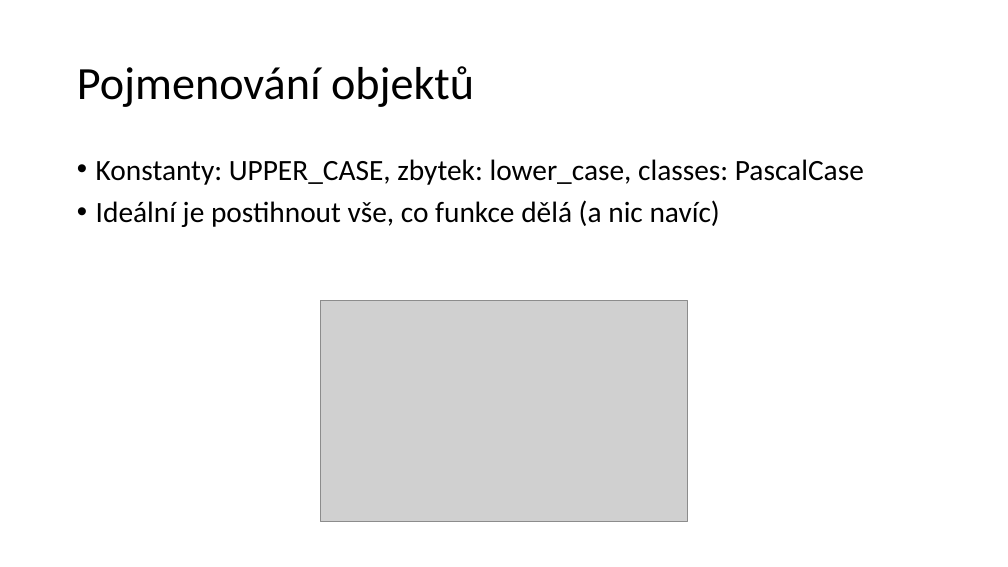
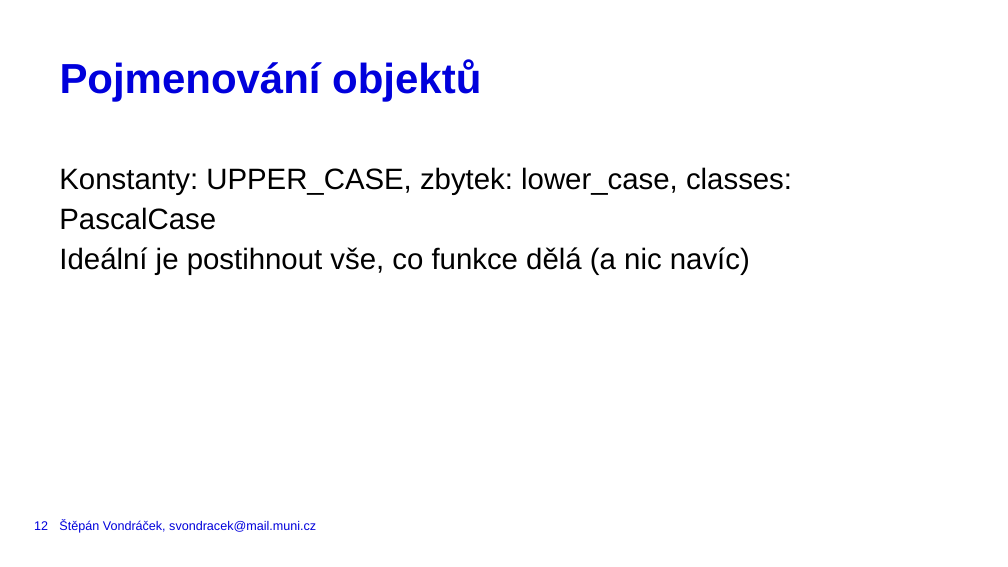
Before and after one commit to VondracekS/ESF_Workshop_BestCodingPractices, a slide deck: slide 12 of BCP_Workshop.pptx. Drawn at 1008x567 pixels with LibreOffice and Linux fonts; fonts in the diff are those of the drawing; grey boxes stand for pictures. Boxes give left, top, right and bottom in pixels: in the first picture for what was removed or moved away, otherwise in the second. Text is boxed around its words. In the diff, an @@ line names an element or a change of style, - is before the commit and + after.

Commit message:
moving presentation to MUNI template§

```diff
--- a/BCP_Workshop.pptx
+++ b/BCP_Workshop.pptx
@@ title "Pojmenování objektů" moved from (x1=77, y1=66, x2=474, y2=107) to (x1=60, y1=59, x2=481, y2=101) @@
@@ title "Pojmenování objektů" at (x1=60, y1=59, x2=481, y2=101): size 44 to 40 pt, font Calibri to Arial, text colour #000000 to #0000DC, bold on; line spacing 0.9 to 40pt; vertical alignment middle to top @@
@@ text "Konstanty: UPPER_CASE, zbytek: lower_case, classes: ..." moved from (x1=96, y1=159, x2=864, y2=227) to (x1=59, y1=167, x2=792, y2=275) @@
@@ text "Konstanty: UPPER_CASE, zbytek: lower_case, classes: ..." at (x1=59, y1=167, x2=792, y2=275): font Calibri to Arial; bullet • to none; line spacing 0.9 to 1.14; less space between paragraphs @@
@@ picture removed at (x1=321, y1=301, x2=687, y2=523) @@
@@ page number added at (x1=34, y1=521, x2=48, y2=530), 12 pt, text #0000DC @@
+12
@@ text added at (x1=59, y1=520, x2=316, y2=533), 12 pt, text #0000DC @@
+Štěpán Vondráček, svondracek@mail.muni.cz
```
Also in this commit, not shown: 12 other slides changed, 6 slides added, 8 slides removed.
